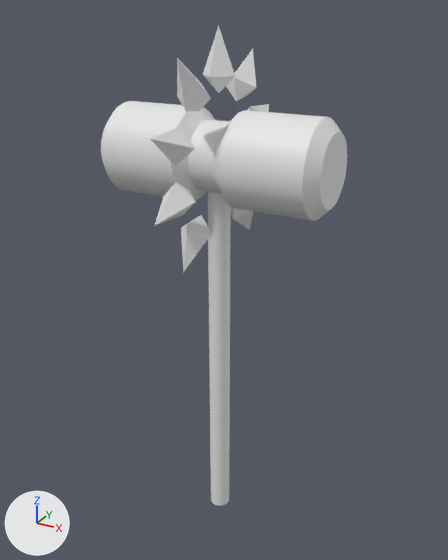
The FBX model Darkwave/Darkwave Demo/Assets/Prefabs/hammer.fbx: old version first, new version second.
Rendered twice from a 50 mm lens placed at (23.1, -43.1, 12.8), pointed at (-2.9, 4.2, -10.8). Every picture has the same lights, and +X, +Y and +Z are marked at lower left. Where no turn or scale is listed for an object, it has been applied to the vertices. Vertices at the same position are counted once.
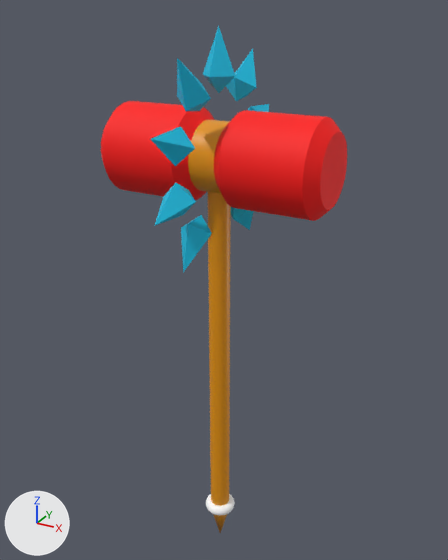
The newer file is also turned or shifted as a whole; pictures and numbers use the older file's frame.

Where the change shows, as pixel boxes [x1, y1, x2, y2] in the pictures (448 x 560 px):
'Cylinder', reshaped: before [101, 26, 347, 506]; after [101, 26, 347, 533]
part 1 of me_mesh, added: after [206, 494, 235, 533]
part 2 of me_mesh, recoloured: [188, 120, 231, 506] in both
part 3 of me_mesh, recoloured (white to cyan): [151, 26, 269, 272] in both
part 4 of me_mesh, recoloured (white to red): [101, 101, 347, 221] in both

Edits to the bpy script that builds the scene:
```text
Add mat_positive_energy:
    mat_positive_energy = principled_material('Positive Energy')
    mat_positive_energy.base_color = (0.0, 0.541, 0.8)  # cyan #00c2e7
    mat_positive_energy.roughness = 0.69
Add mat_pearl:
    mat_pearl = principled_material('Pearl')
    mat_pearl.base_color = (1.0, 1.0, 1.0)  # white #ffffff
    mat_pearl.roughness = 0.792
Add mat_ruby:
    mat_ruby = principled_material('Ruby')
    mat_ruby.base_color = (1.0, 0.00167, 0.0)  # red #ff0600
    mat_ruby.roughness = 0.69
Add mat_gold:
    mat_gold = principled_material('Gold')
    mat_gold.base_color = (0.8, 0.302, 0.0)  # orange #e79500
    mat_gold.roughness = 0.408
Change me_mesh:
    used by ob_cylinder; location = (0.0, 0.0, 0.0)
    remove me_mesh.from_pydata(...)  # 376 vertices, 393 faces; spans x -12.7..7.7, y -7.3..12.3, z -36.0..11.5
    add me_mesh.from_pydata(...)  # 761 vertices, 808 faces; spans x -12.7..7.7, y -7.3..12.3, z -41.0..11.5
    me_mesh part 1: 385 vertices added at x -4.0..-0.9, y 0.9..4.0, z -41.0..-36.0
    me_mesh part 2: 64 faces spanning x -3.7..-1.3, y -0.5..5.5, z -36.0..4.2 switch from no material to mat_gold (orange #e79500)
    me_mesh part 3: 72 faces spanning x -4.0..-1.0, y -7.3..12.3, z -7.1..11.5 switch from no material to mat_positive_energy (cyan #00c2e7)
    me_mesh part 4: 256 faces spanning x -12.7..7.7, y -1.5..6.5, z -2.8..5.2 switch from no material to mat_ruby (red #ff0600)
    add me_mesh.materials.append(mat_pearl)  # white #ffffff
```
